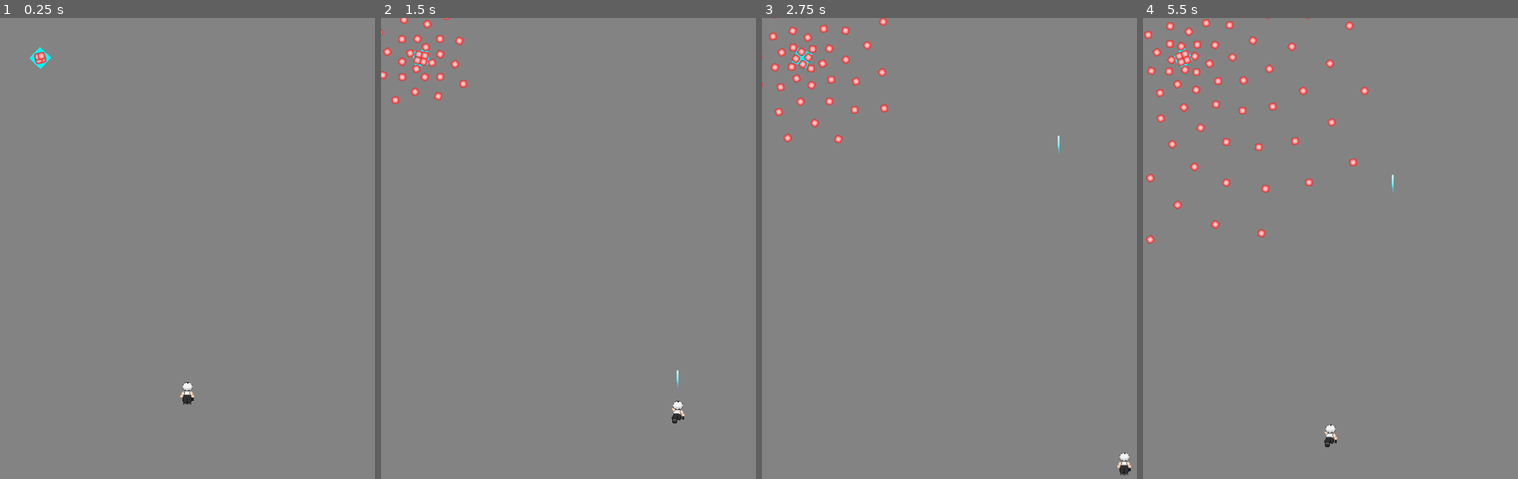
Above: before the commit, frames 1-4 (left to right).
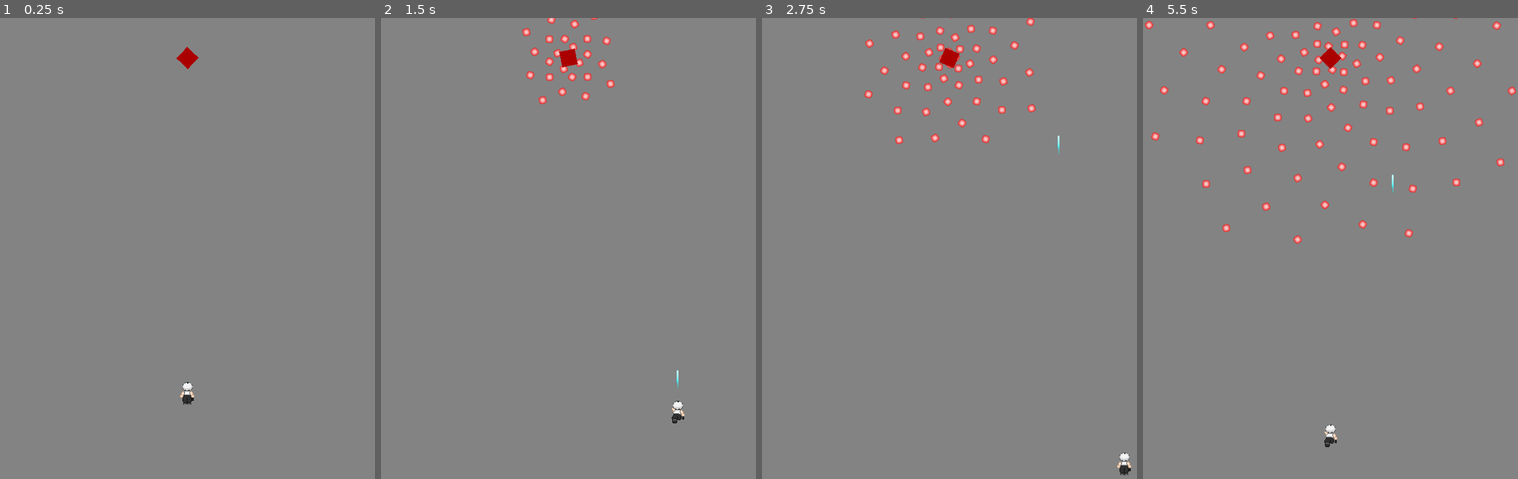
Above: after the commit, the same moments.

Repository: tyabbi/Godot-SHMUP
Game: Godot game, scene res://Scenes/main_screen.tscn
The game is run twice, just before and just after one commit, with the same random seed, the same clock (stepped at 60 frames per second) and the same inputs. The project has no main scene, so this scene is started directly.
Inputs:
- Up to frame 1 (0.25 s): no input
- Up to frame 2 (1.5 s): hold Right (move_right) 0.53-1.28 s; tap X (dash) at 0.6 s; hold Down (move_down) from 1.28 s (still down); tap Z (shoot) at 1.35 s
- Up to frame 3 (2.75 s): release Down (move_down) at 2.03 s; hold Right (move_right) from 2.03 s (still down); tap X (dash) at 2.1 s
- Up to frame 4 (5.5 s): release Right (move_right) at 2.78 s; hold Up (move_up) 2.78-3.53 s; tap Z (shoot) at 2.85, 4.35 s; hold Left (move_left) 3.53-5.03 s; tap X (dash) at 3.6, 5.1 s; hold Down (move_down) from 5.03 s (still down)

The runs differ from the first frame. In frame 1, 0.3% of the frame differs, in the area x 7-53%, y 6-12%; in frame 2, 1.6%; in frame 3, 2.4%; in frame 4, 4.0%, in the area x 0-100%, y 0-49%.

Commit message:
Add files via upload

Diff:
--- /dev/null
+++ b/CS_Game_Proj/Scenes/Boss.tscn
@@ -0,0 +1,20 @@
+[gd_scene load_steps=4 format=2]
+
+[ext_resource path="res://square.png" type="Texture" id=1]
+[ext_resource path="res://Scripts/Boss.gd" type="Script" id=2]
+
+[sub_resource type="RectangleShape2D" id=1]
+
+[node name="Enemy" type="KinematicBody2D"]
+script = ExtResource( 2 )
+
+[node name="CollisionShape2D" type="CollisionShape2D" parent="."]
+shape = SubResource( 1 )
+
+[node name="Sprite" type="Sprite" parent="."]
+scale = Vector2( 0.25, 0.25 )
+texture = ExtResource( 1 )
+
+[node name="Timer" type="Timer" parent="."]
+
+[connection signal="timeout" from="Timer" to="." method="_on_Timer_timeout"]
--- /dev/null
+++ b/CS_Game_Proj/Scenes/StaticBody2D.gd
@@ -0,0 +1,17 @@
+extends StaticBody2D
+
+var label = "WALL"
+
+# Declare member variables here. Examples:
+# var a = 2
+# var b = "text"
+
+
+# Called when the node enters the scene tree for the first time.
+func _ready():
+	pass # Replace with function body.
+
+
+# Called every frame. 'delta' is the elapsed time since the previous frame.
+#func _process(delta):
+#	pass
--- a/CS_Game_Proj/Scenes/main_screen.tscn
+++ b/CS_Game_Proj/Scenes/main_screen.tscn
@@ -1,8 +1,12 @@
-[gd_scene load_steps=4 format=2]
+[gd_scene load_steps=6 format=2]
 
-[ext_resource path="res://Scenes/Enemy.tscn" type="PackedScene" id=1]
+[ext_resource path="res://Scenes/Boss.tscn" type="PackedScene" id=1]
 [ext_resource path="res://Scripts/Player.gd" type="Script" id=2]
 [ext_resource path="res://Scenes/Player.tscn" type="PackedScene" id=3]
+[ext_resource path="res://Scenes/StaticBody2D.gd" type="Script" id=4]
+
+[sub_resource type="RectangleShape2D" id=1]
+extents = Vector2( 10, 404.978 )
 
 [node name="Main-Game" type="Node2D"]
 script = ExtResource( 2 )
@@ -17,5 +21,17 @@
 
 [node name="Player" parent="." instance=ExtResource( 3 )]
 
-[node name="Enemy" parent="." instance=ExtResource( 1 )]
-position = Vector2( 64.2432, 63.9783 )
+[node name="Boss" parent="." instance=ExtResource( 1 )]
+position = Vector2( 300, 63.978 )
+z_index = 1
+
+[node name="StaticBody2D" type="StaticBody2D" parent="."]
+script = ExtResource( 4 )
+
+[node name="CollisionShape2D" type="CollisionShape2D" parent="StaticBody2D"]
+position = Vector2( -10, 400 )
+shape = SubResource( 1 )
+
+[node name="CollisionShape2D2" type="CollisionShape2D" parent="StaticBody2D"]
+position = Vector2( 610, 400 )
+shape = SubResource( 1 )
--- /dev/null
+++ b/CS_Game_Proj/Scripts/Boss.gd
@@ -0,0 +1,52 @@
+extends Node2D
+
+var label = "ENEMY"
+# Declare member variables here. Examples:
+# var a = 2
+# var b = "text"
+var bullet_scene = load("res://Scenes/Boss_Bullet.tscn")
+
+var health = 5
+const MOVE_SPEED = 150
+
+# Called when the node enters the scene tree for the first time.
+func _ready():
+	$Timer.set_wait_time(0.2)
+	$Timer.start()
+
+# Called every frame. 'delta' is the elapsed time since the previous frame.
+func _process(_delta):
+	rotate(0.05)
+
+	if (health <= 0):
+		get_parent().remove_child(self)
+		queue_free()
+
+func spawn_bullets():
+	var b1 = bullet_scene.instance()
+	b1.position = self.position
+	b1.rotation = self.rotation
+	b1.dir = Vector2(1, 0)
+
+	var b2 = bullet_scene.instance()
+	b2.position = self.position
+	b2.rotation = self.rotation
+	b2.dir = Vector2(0, 1)
+
+	var b3 = bullet_scene.instance()
+	b3.position = self.position
+	b3.rotation = self.rotation
+	b3.dir = Vector2(-1, 0)
+
+	var b4 = bullet_scene.instance()
+	b4.position = self.position
+	b4.rotation = self.rotation
+	b4.dir = Vector2(0, -1)
+
+	get_parent().add_child(b1)
+	get_parent().add_child(b2)
+	get_parent().add_child(b3)
+	get_parent().add_child(b4)
+
+func _on_Timer_timeout():
+	spawn_bullets()
--- a/CS_Game_Proj/Scripts/Boss_Bullet.gd
+++ b/CS_Game_Proj/Scripts/Boss_Bullet.gd
@@ -1,4 +1,6 @@
 extends Node2D
+
+var label = "BULLET"
 
 var dir = Vector2(0, 0)
 
--- a/CS_Game_Proj/Scripts/Player_Bullet.gd
+++ b/CS_Game_Proj/Scripts/Player_Bullet.gd
@@ -1,4 +1,6 @@
 extends Node2D
+
+var label = "BULLET"
 
 var dir = Vector2(0, 1)
 
--- a/CS_Game_Proj/main_screen.tscn
+++ b/CS_Game_Proj/main_screen.tscn
@@ -1,7 +1,7 @@
 [gd_scene load_steps=4 format=2]
 
 [ext_resource path="res://Scenes/Player.tscn" type="PackedScene" id=1]
-[ext_resource path="res://Scenes/Enemy.tscn" type="PackedScene" id=3]
+[ext_resource path="res://Scenes/Boss.tscn" type="PackedScene" id=3]
 [ext_resource path="res://Scripts/Player.gd" type="Script" id=4]
 
 [node name="Main-Game" type="Node2D"]
Not shown, added: CS_Game_Proj/Sprites/square.png.import
Binary file added: CS_Game_Proj/Sprites/test2.png
Not shown, added: CS_Game_Proj/Sprites/test2.png.import
Binary file changed: CS_Game_Proj/square.png
